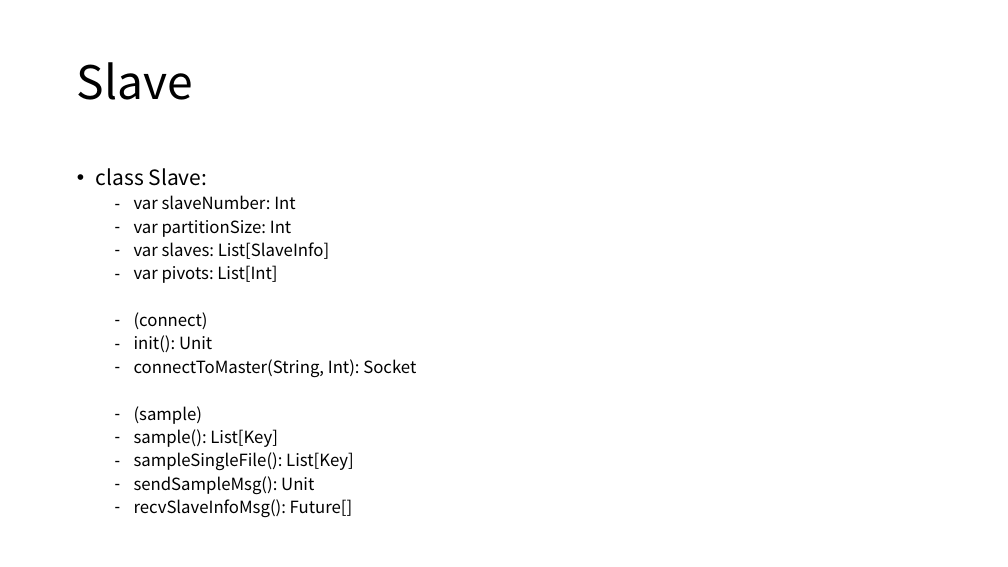
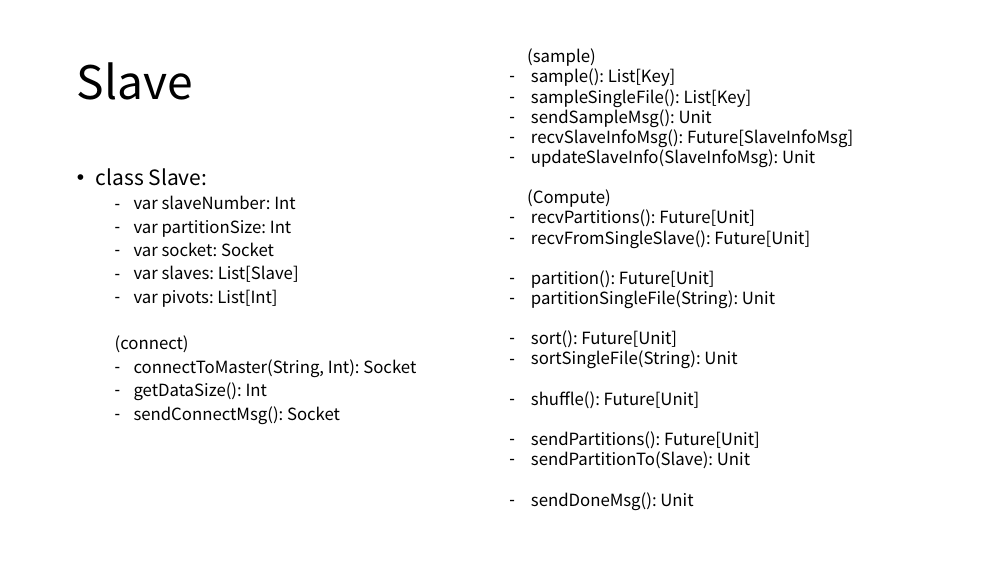
Before and after one commit to Eyebrowmoon/CS490, a slide deck: slide 26 of project.pptx (slide 15 before the commit). Drawn at 1008x567 pixels with LibreOffice and Linux fonts; fonts in the diff are those of the drawing. Boxes give left, top, right and bottom in pixels: in the first picture for what was removed or moved away, otherwise in the second. Text is boxed around its words. In the diff, an @@ line names an element or a change of style, - is before the commit and + after.

Commit message:
Project Design (brief Compute)

```diff
--- a/project.pptx
+++ b/project.pptx
@@ text added at <box>527,48,853,511</box>, 16 pt, text #000000 @@
+  (sample)
+  – sample(): List[Key]
+  – sampleSingleFile(): List[Key]
+  – sendSampleMsg(): Unit
+  – recvSlaveInfoMsg(): Future[SlaveInfoMsg]
+  – updateSlaveInfo(SlaveInfoMsg): Unit
+  (Compute)
+  – recvPartitions(): Future[Unit]
+  – recvFromSingleSlave(): Future[Unit]
+  – partition(): Future[Unit]
+  – partitionSingleFile(String): Unit
+  – sort(): Future[Unit]
+  – sortSingleFile(String): Unit
+  – shuffle(): Future[Unit]
+  – sendPartitions(): Future[Unit]
+  – sendPartitionTo(Slave): Unit
+  – sendDoneMsg(): Unit
@@ text at <box>134,242,299,282</box>: text changed @@
-  – var slaves: List[SlaveInfo]
+  – var socket: Socket
+  – var slaves: List[Slave]
@@ text at <box>115,335,189,352</box>: bullet - to none @@
@@ text at <box>134,335,212,352</box>: paragraph removed @@
-  – init(): Unit
@@ text at <box>134,382,340,425</box>: text changed @@
-  – (sample)
-  – sample(): List[Key]
-  – sampleSingleFile(): List[Key]
-  – sendSampleMsg(): Unit
-  – recvSlaveInfoMsg(): Future[]
+  – getDataSize(): Int
+  – sendConnectMsg(): Socket
```
Also in this commit, not shown: 5 other slides changed, 11 slides added.
